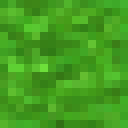
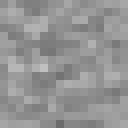
Layer changes from the first 128px x 128px image to the second:
removed layer "Background" over (x1=0, y1=0, x2=128, y2=128)
